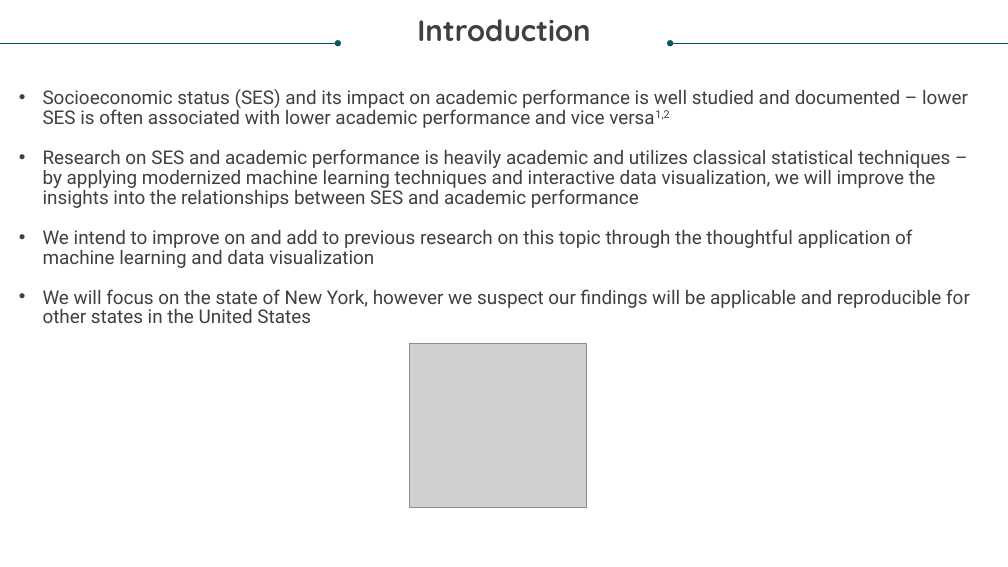
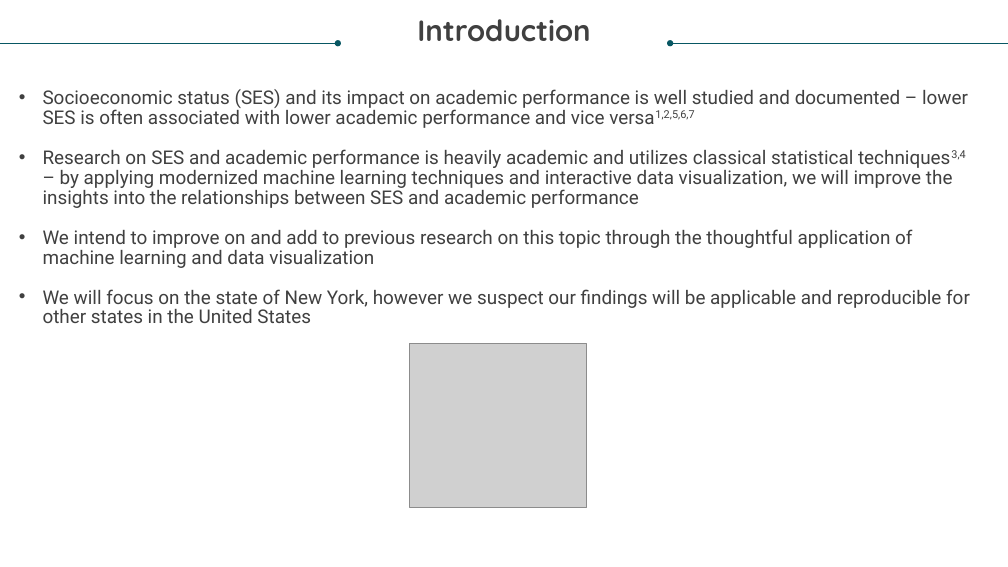
Before and after one commit to bspivey/GraduationAnalysis, a slide deck: slide 2 of SESIoN Proposal.pptx. Drawn at 1008x567 pixels with LibreOffice and Linux fonts; fonts in the diff are those of the drawing; grey boxes stand for pictures. Boxes give left, top, right and bottom in pixels: in the first picture for what was removed or moved away, otherwise in the second. Text is boxed around its words. In the diff, an @@ line names an element or a change of style, - is before the commit and + after.

Commit message:
updated slides

```diff
--- a/SESIoN Proposal.pptx
+++ b/SESIoN Proposal.pptx
@@ text at [43,89,968,208]: text changed @@
-• Socioeconomic status (SES) and its impact on academic performance is well studied and documented – lower SES is often associated with lower academic performance and vice versa1,2
-• Research on SES and academic performance is heavily academic and utilizes classical statistical techniques – by applying modernized machine learning techniques and interactive data visualization, we will improve the insights into the relationships between SES and academic performance
+• Socioeconomic status (SES) and its impact on academic performance is well studied and documented – lower SES is often associated with lower academic performance and vice versa1,2,5,6,7
+• Research on SES and academic performance is heavily academic and utilizes classical statistical techniques3,4 – by applying modernized machine learning techniques and interactive data visualization, we will improve the insights into the relationships between SES and academic performance
```
Also in this commit, not shown: 3 other slides changed.
